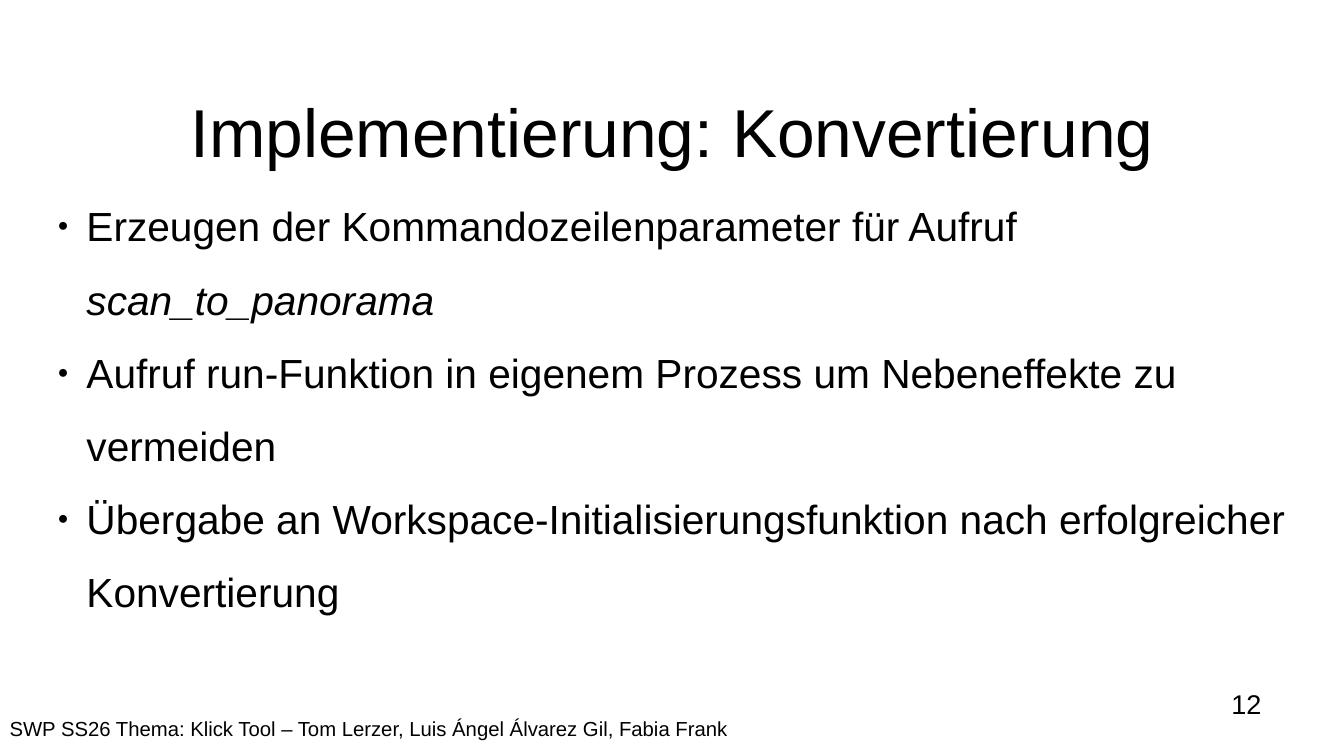
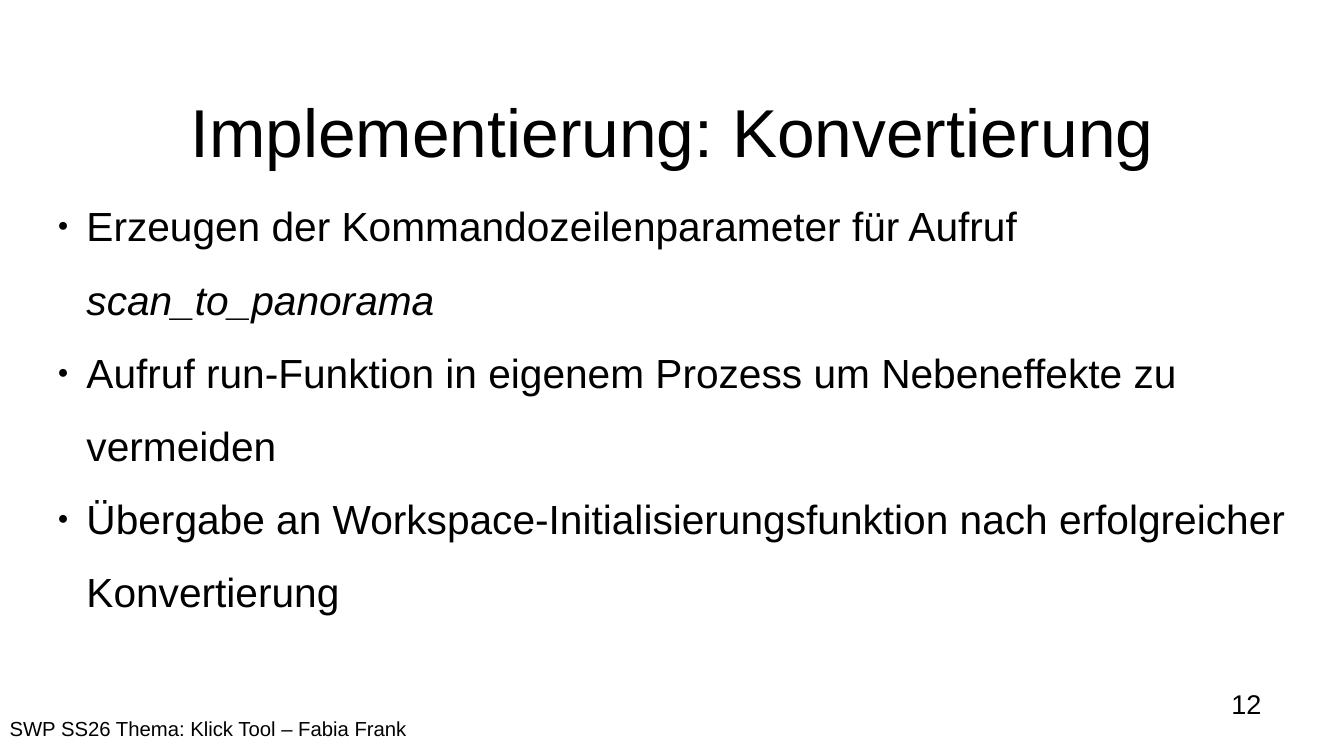
Before and after one commit to JMUWRobotics/3DTK, a slide deck: slide 12 of doc/New_click_tool_Praesentation.odp. Drawn at 1344x756 pixels with LibreOffice and Linux fonts; fonts in the diff are those of the drawing; background and template pictures are left out. Boxes give left, top, right and bottom in pixels: in the first picture for what was removed or moved away, otherwise in the second. Text is boxed around its words. In the diff, an @@ line names an element or a change of style, - is before the commit and + after.

```diff
--- a/doc/New_click_tool_Praesentation.odp
+++ b/doc/New_click_tool_Praesentation.odp
@@ text at box(10, 721, 407, 737): text changed @@
-SWP SS26 Thema: Klick Tool – Tom Lerzer, Luis Ángel Álvarez Gil, Fabia Frank
+SWP SS26 Thema: Klick Tool – Fabia Frank
```
Also in this commit, not shown: 8 other slides changed, 2 other files.
